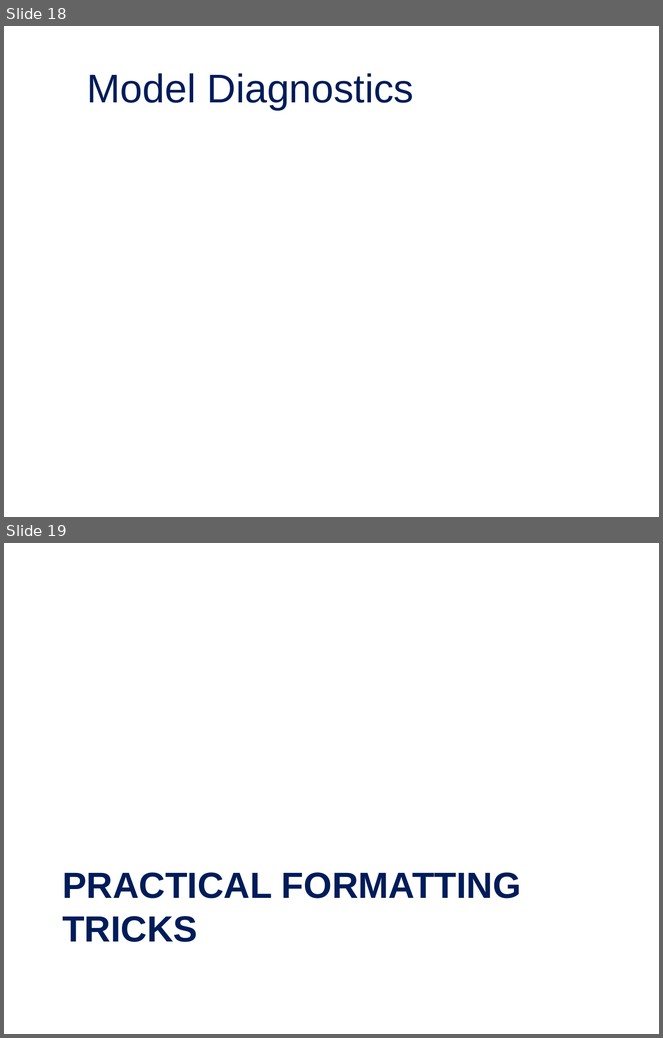
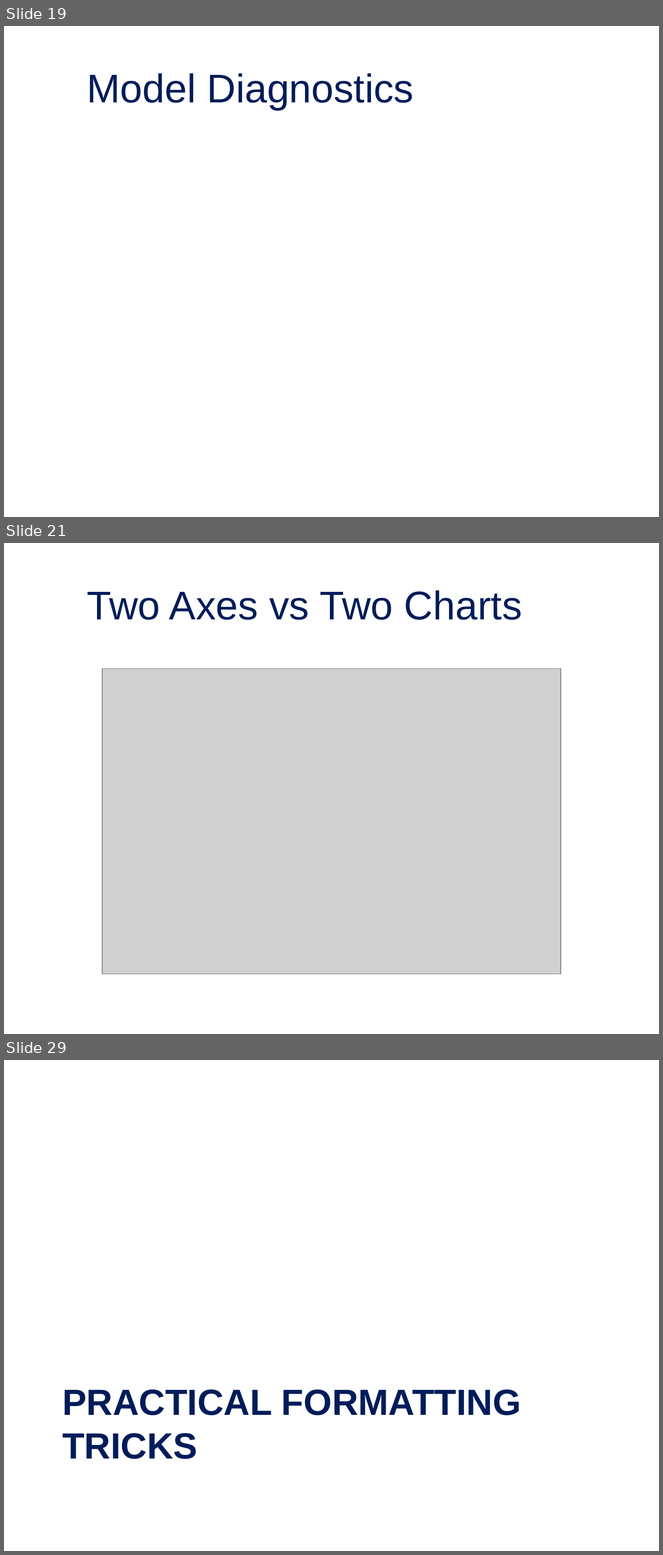
Before and after one commit to jordan-bonner/CAS_Spr23, a slide deck: Presentation Slides/Effective Data Visualization for Actuaries.pptx. Shown one above the other, each under a label of ours: slides 18 and 19 before the commit, slides 19, 21 and 29 after it; the slides between them are not shown. The pictures are 663x1038 and 663x1555 pixels, drawn with LibreOffice and Linux fonts; fonts in the diff are those of the drawing; grey boxes stand for pictures; background and template pictures are left out. Boxes give left, top, right and bottom in pixels: in the first picture for what was removed or moved away, otherwise in the second. Text is boxed around its words. In the diff, an @@ line names an element or a change of style, - is before the commit and + after.

Commit message:
Adding Severity Plots & Plots with 2 Axes

```diff
--- a/Presentation Slides/Effective Data Visualization for Actuaries.pptx
+++ b/Presentation Slides/Effective Data Visualization for Actuaries.pptx
@@ slide 21 added at [4, 543, 659, 1034], background picture (left out) @@
@@ title added at [87, 590, 522, 620], 44 pt, text #001C59 @@
+Two Axes vs Two Charts
@@ picture added at [102, 669, 561, 975] @@
@@ what was slide 18 is now slide 19 @@
@@ what was slide 19 is now slide 29 @@
```
Also in this commit, not shown: 11 other slides added, 3 slides removed, 14 other files.
